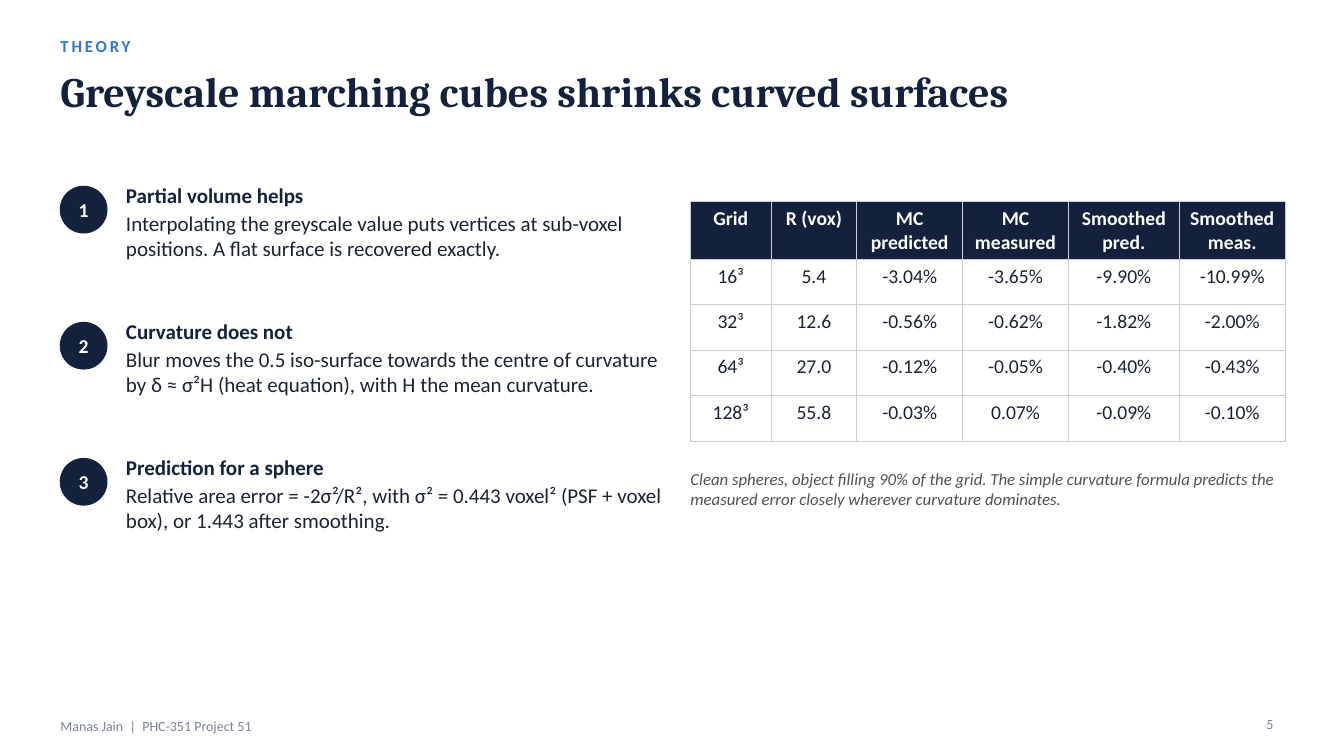
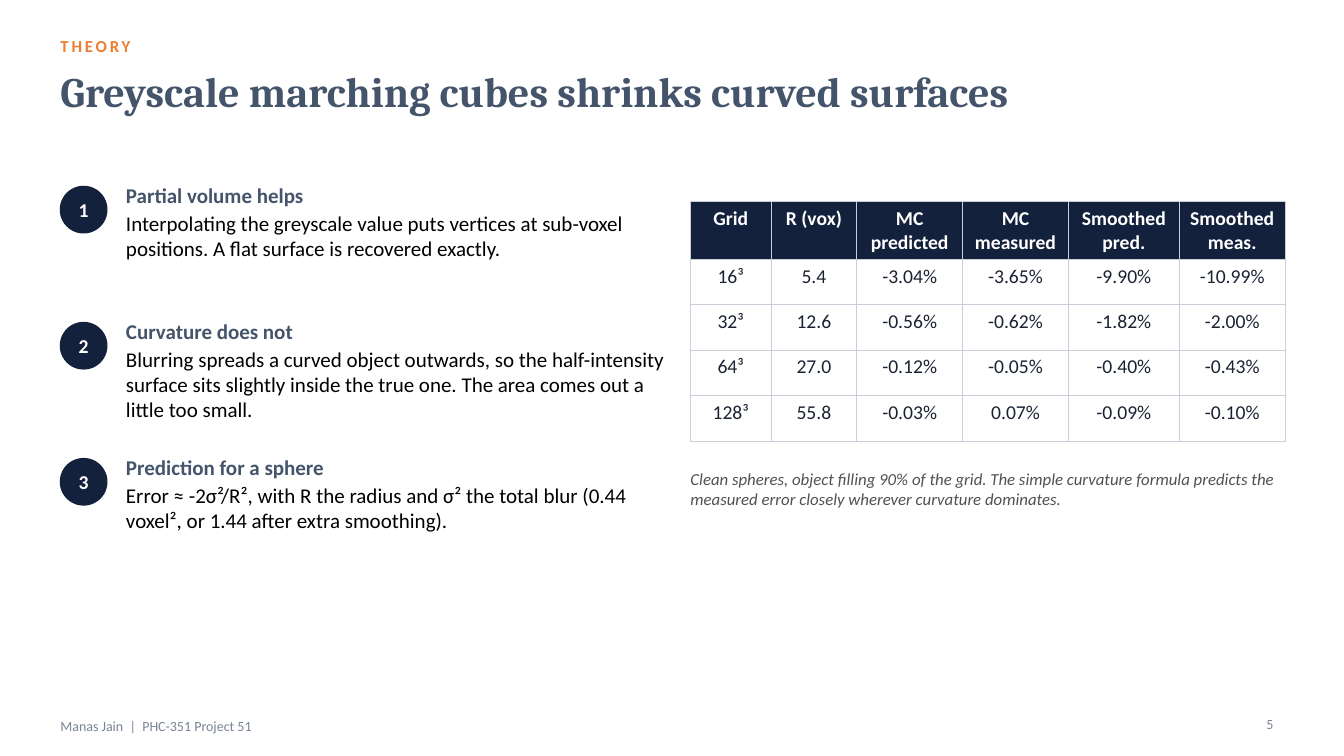
Before and after one commit to manasj756/AI-Based-3D-Surface-Area-Estimation, a slide deck: slide 5 of slides/Project51_ManasJain.pptx. Drawn at 1344x756 pixels with LibreOffice and Linux fonts; fonts in the diff are those of the drawing. Boxes give left, top, right and bottom in pixels: in the first picture for what was removed or moved away, otherwise in the second. Text is boxed around its words. In the diff, an @@ line names an element or a change of style, - is before the commit and + after.

```diff
--- a/slides/Project51_ManasJain.pptx
+++ b/slides/Project51_ManasJain.pptx
@@ text "THEORY" at (60,41,130,52): text colour #2A78D6 to #ED7D31 @@
@@ title "Greyscale marching cubes shrinks curved ..." at (60,77,1008,116): text colour #14213D to #44546A @@
@@ text "Partial volume helps" at (126,188,622,260): text colour #14213D to #44546A in "Partial volume helps"; text colour #1B2333 to #000000 in "Interpolating the greyscale value puts vertices at ..." @@
@@ text at (126,324,293,339): text colour #14213D to #44546A in "Curvature does not" @@
@@ text at (126,352,664,417): text changed; text colour #1B2333 to #000000 @@
-Blur moves the 0.5 iso-surface towards the centre of curvature by δ ≈ σ²H (heat equation), with H the mean curvature.
+Blurring spreads a curved object outwards, so the half-intensity surface sits slightly inside the true one. The area comes out a little too small.
@@ text at (126,460,324,479): text colour #14213D to #44546A in "Prediction for a sphere" @@
@@ text at (126,486,626,532): text changed; text colour #1B2333 to #000000 @@
-Relative area error = -2σ²/R², with σ² = 0.443 voxel² (PSF + voxel box), or 1.443 after smoothing.
+Error ≈ -2σ²/R², with R the radius and σ² the total blur (0.44 voxel², or 1.44 after extra smoothing).
```
Also in this commit, not shown: 15 other slides changed, 47 other files.
